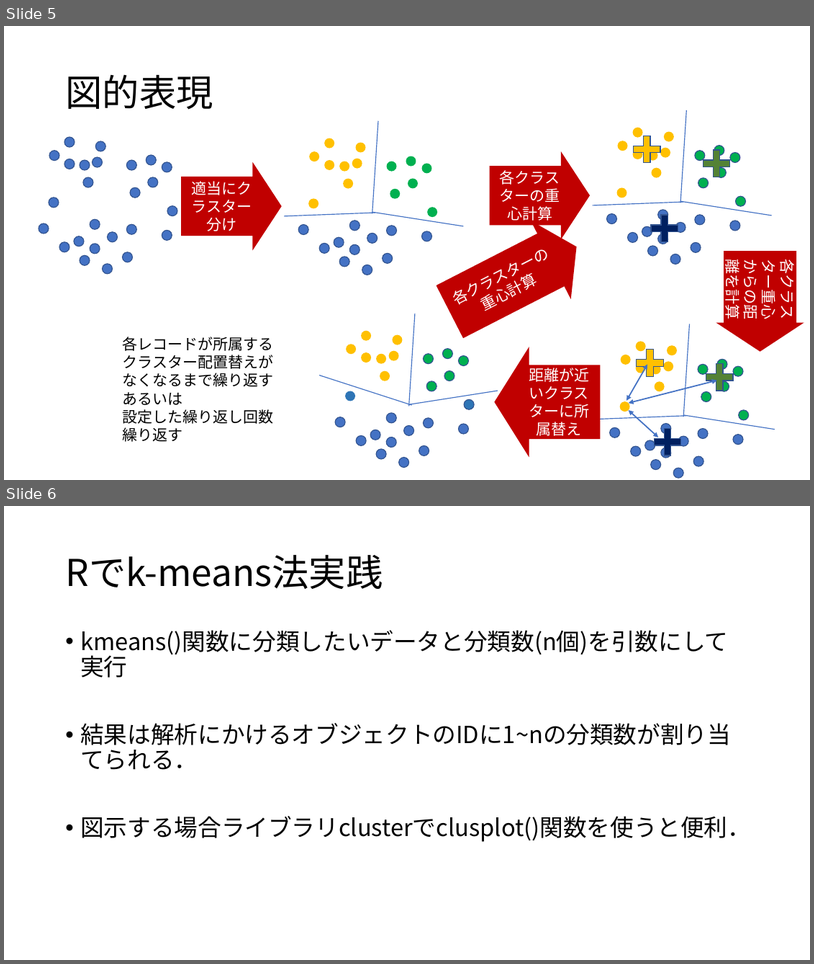
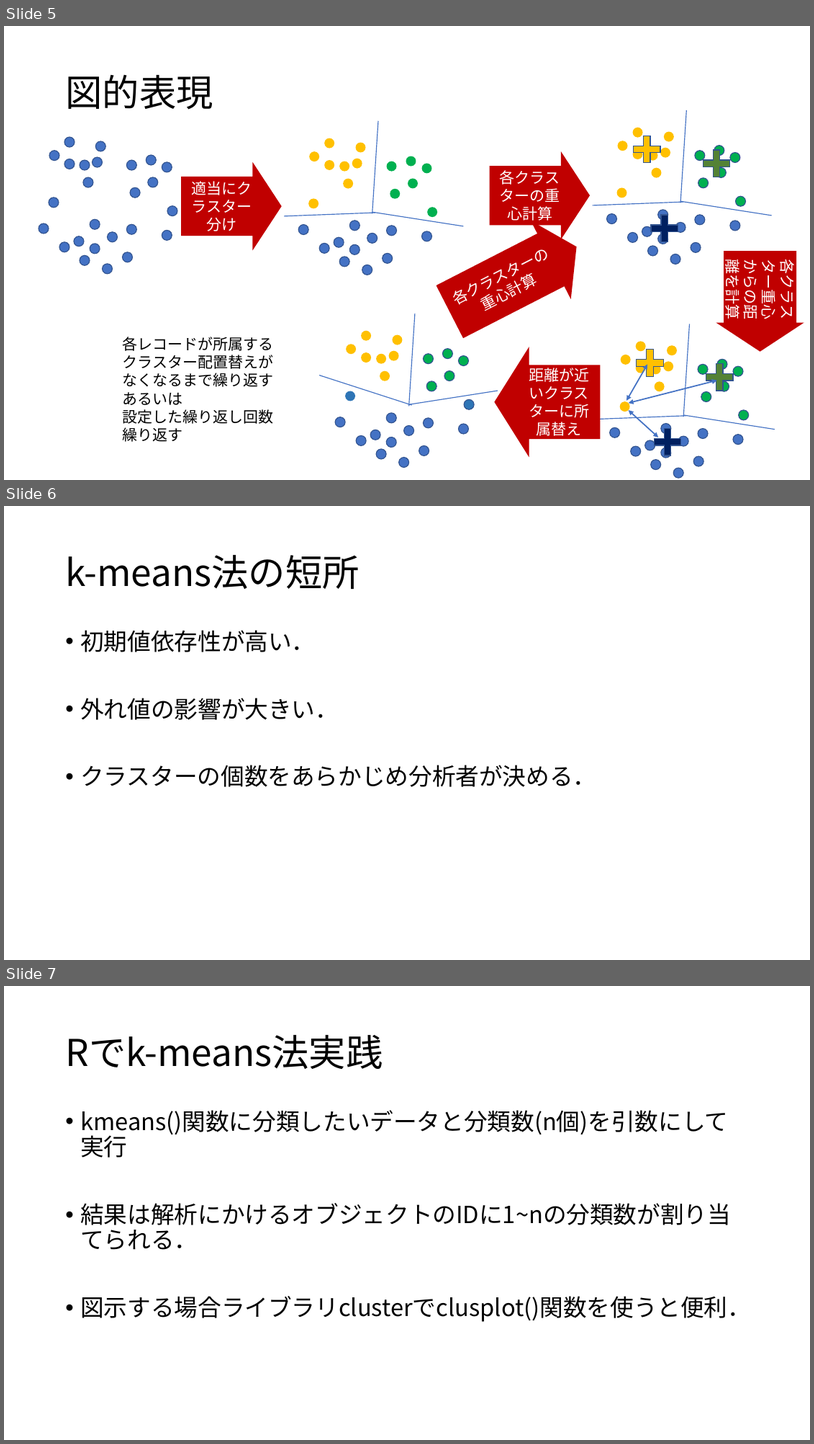
Before and after one commit to KoHMB/Shigen_kensyu_FRA, a slide deck: R/スライド/第37回.pptx. Shown one above the other, each under a label of ours: slides 5 and 6 before the commit, slides 5, 6 and 7 after it. The pictures are 814x964 and 814x1444 pixels, drawn with LibreOffice and Linux fonts; fonts in the diff are those of the drawing. Boxes give left, top, right and bottom in pixels: in the first picture for what was removed or moved away, otherwise in the second. Text is boxed around its words. In the diff, an @@ line names an element or a change of style, - is before the commit and + after.

```diff
--- a/R/スライド/第37回.pptx
+++ b/R/スライド/第37回.pptx
@@ slide 6 added at box(4, 506, 810, 960), background #FFFFFF @@
@@ title added at box(65, 555, 360, 589), 44 pt, text #000000 @@
+k-means法の短所
@@ text added at box(80, 630, 597, 787), 28 pt, text #000000 @@
+• 初期値依存性が高い．
+• 外れ値の影響が大きい．
+• クラスターの個数をあらかじめ分析者が決める．
@@ what was slide 6 is now slide 7 @@
```
Also in this commit, not shown: 7 other files.
